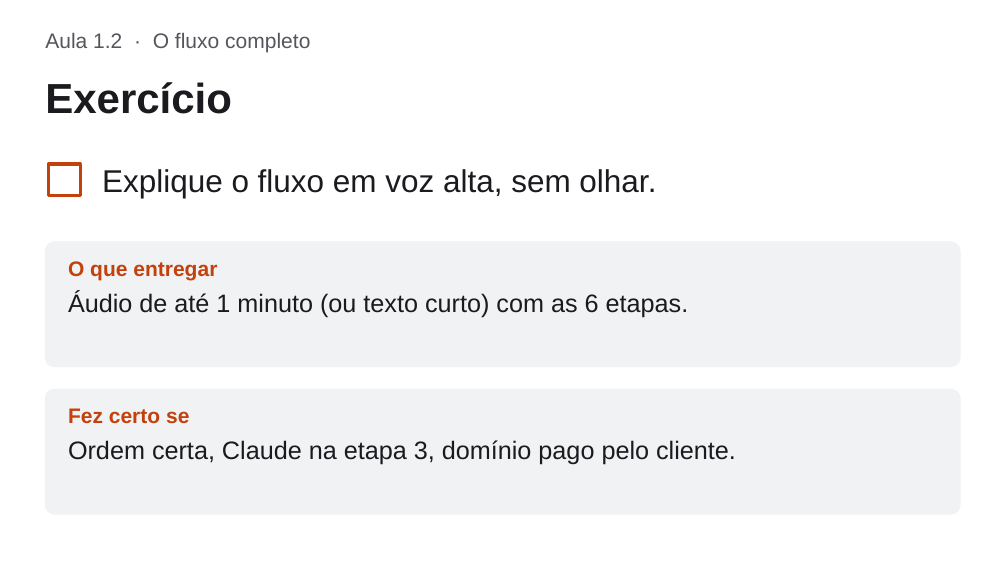
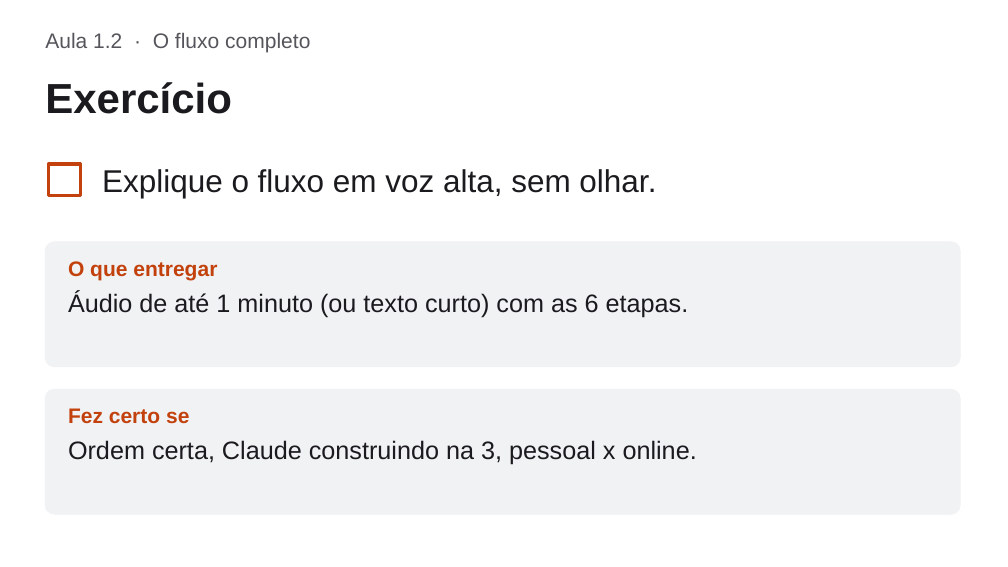
Before and after one commit to WeslleyPaivx/est-tica-facial, a slide deck: slide 13 of curso/slides/modulo-1.pptx. Drawn at 1008x567 pixels with LibreOffice and Linux fonts; fonts in the diff are those of the drawing. Boxes give left, top, right and bottom in pixels: in the first picture for what was removed or moved away, otherwise in the second. Text is boxed around its words. In the diff, an @@ line names an element or a change of style, - is before the commit and + after.

```diff
--- a/curso/slides/modulo-1.pptx
+++ b/curso/slides/modulo-1.pptx
@@ text at (68, 440, 697, 465): text changed @@
-Ordem certa, Claude na etapa 3, domínio pago pelo cliente.
+Ordem certa, Claude construindo na 3, pessoal x online.
```
Also in this commit, not shown: 7 other slides changed, 1 slide added, 5 other files.
